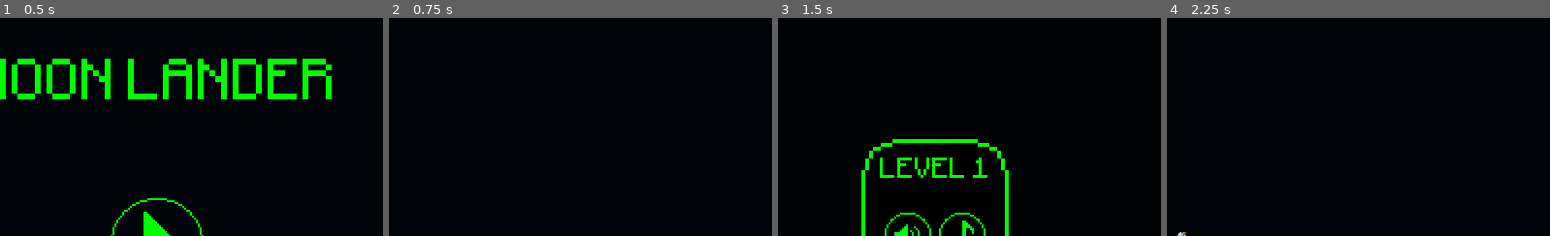
Above: before the commit, frames 1-4 (left to right).
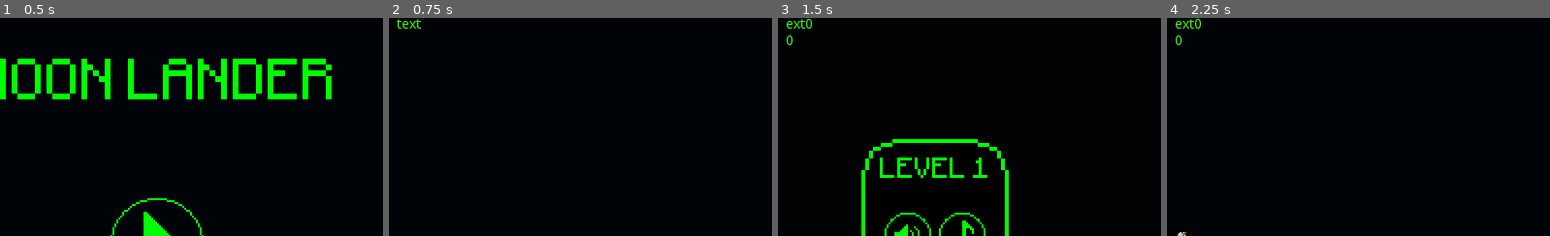
Above: after the commit, the same moments.

Repository: carlosebmachado-games/MoonLander
Game: Godot game, scene res://scenes/menus/main_menu.tscn
Two runs of this game, one before a commit and one after it. Both use one fixed random seed, a clock stepped at 60 frames per second and the inputs below.
Inputs (mouse positions are % of the whole screen's width and height, from its top left):
- Up to frame 1 (0.5 s): no input
- Up to frame 2 (0.75 s): click (51, 52) at 0.5 s
- Up to frame 3 (1.5 s): click (96, 9) at 1.25 s
- Up to frame 4 (2.25 s): click (53, 66) at 2 s
The pictures show only the part of the screen within x 30-80%, y 0-50%; the shares and areas given below are measured in that part.

Frame 1 is identical in both runs. In frame 2, 0.1% of the frame differs, in the area x 2-9%, y 0-5%; in frame 3, 0.2%; in frame 4, 0.2%, in the area x 2-9%, y 0-13%.

Commit message:
touch input

Diff:
--- a/src/scenes/game/canvas_layer.tscn
+++ b/src/scenes/game/canvas_layer.tscn
@@ -220,6 +220,7 @@
 margin_right = 72.0
 margin_bottom = 32.0
 texture_normal = ExtResource( 8 )
+
 [connection signal="button_up" from="ui/hb_ui/pause" to="." method="_on_pause_button_up"]
 [connection signal="button_up" from="pause_menu/m_container/c_container/vb_container/cc_options/hbc_options/sound" to="." method="_on_sound_button_up"]
 [connection signal="button_up" from="pause_menu/m_container/c_container/vb_container/cc_options/hbc_options/no_sound" to="." method="_on_no_sound_button_up"]
--- a/src/scenes/game/game.tscn
+++ b/src/scenes/game/game.tscn
@@ -7,10 +7,20 @@
 [ext_resource path="res://scenes/prefabs/arrival_point.tscn" type="PackedScene" id=5]
 [ext_resource path="res://scenes/game/game.gd" type="Script" id=6]
 
-[node name="level_1" type="Node2D"]
+[node name="game" type="Node2D"]
 script = ExtResource( 6 )
 
 [node name="canvas_layer" parent="." instance=ExtResource( 2 )]
+
+[node name="Label" type="Label" parent="canvas_layer"]
+margin_left = 246.0
+margin_right = 670.0
+margin_bottom = 59.0
+custom_colors/font_color = Color( 0.243137, 1, 0, 1 )
+text = "text"
+__meta__ = {
+"_edit_use_anchors_": false
+}
 
 [node name="camera" parent="." instance=ExtResource( 3 )]
 position = Vector2( -2389, -882 )
@@ -43,6 +53,7 @@
 
 [node name="arrival_point" parent="." instance=ExtResource( 5 )]
 position = Vector2( -49.5772, 218.285 )
+
 [connection signal="exit" from="canvas_layer" to="." method="_on_canvas_layer_exit"]
 [connection signal="moving" from="lander" to="." method="_on_lander_moving"]
 [connection signal="stopped" from="lander" to="." method="_on_lander_stopped"]
--- a/src/scenes/menus/main_menu.tscn
+++ b/src/scenes/menus/main_menu.tscn
@@ -155,6 +155,7 @@
 margin_right = 160.0
 margin_bottom = 48.0
 texture_normal = ExtResource( 8 )
+
 [connection signal="button_up" from="m_container/vb_container/cc_play/play" to="." method="_on_play_button_up"]
 [connection signal="button_up" from="m_container/vb_container/hb_container/config" to="." method="_on_config_button_up"]
 [connection signal="button_up" from="m_container/vb_container/hb_container/tutorial" to="." method="_on_tutorial_button_up"]
--- a/src/scenes/prefabs/lander.gd
+++ b/src/scenes/prefabs/lander.gd
@@ -23,12 +23,12 @@
 var reach_point_distance = 0
 var show_arrow = true
 
+onready var game = get_tree().get_current_scene()
+
 func _ready():
 	#reach_point_position = Global.arrival_current_position
 	for ap in get_tree().get_nodes_in_group("arrival_point"):
 		reach_point_position = ap.position
-
-var ieCount = 0
 
 func fake_touch(index, position):
 	var ev = InputEventScreenTouch.new()
@@ -52,7 +52,12 @@
 	# handle touch input
 	if event is InputEventScreenTouch:
 		print(event.get_index())
-
+		var lbl = game.get_child(0).get_child(2)
+		var txt = lbl.text
+		if txt.length() > 5:
+			lbl.text = txt.substr(txt.length() - 5, 5) + str(event.get_index()) + '\n'
+		else:
+			lbl.text += str(event.get_index()) + '\n'
 #	if Input.is_mouse_button_pressed(1):
 #		if event.position.x < 400:
 #			input_left = true
